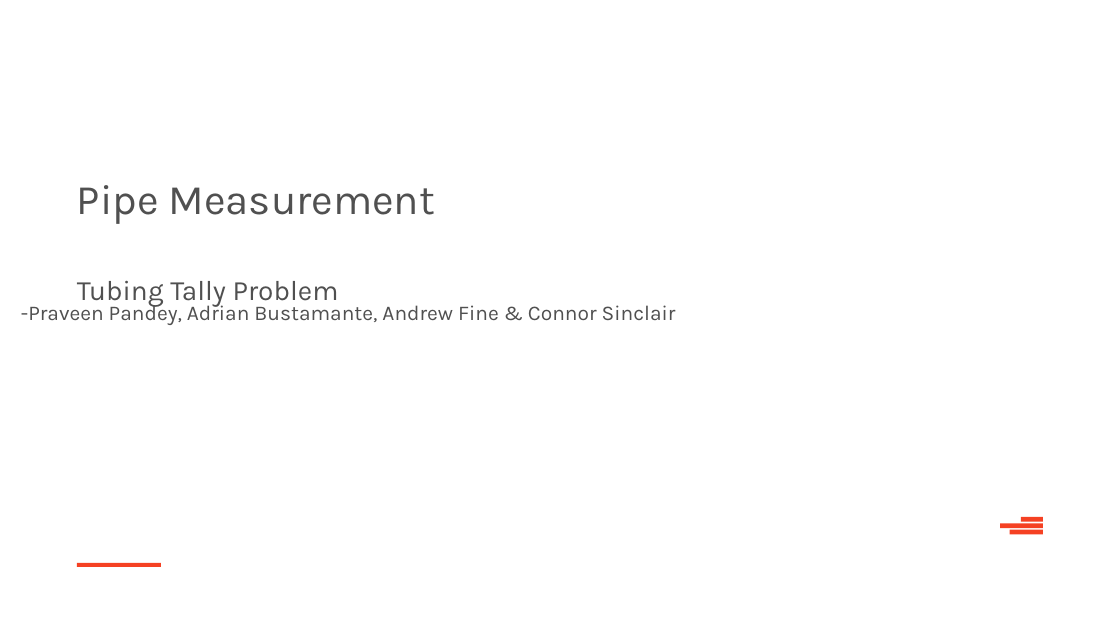
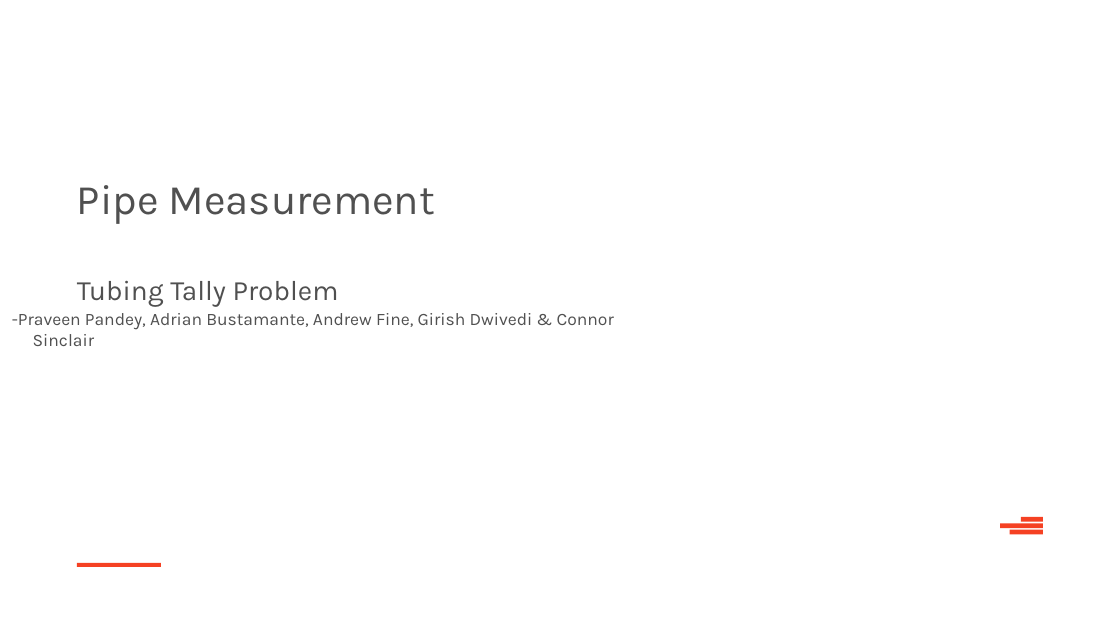
Before and after one commit to DevonEnergyHackathon2017/ACCDVN, a slide deck: slide 1 of Hackathon 2017 Presentation.pptx. Drawn at 1120x630 pixels with LibreOffice and Linux fonts; fonts in the diff are those of the drawing; background and template pictures are left out. Boxes give left, top, right and bottom in pixels: in the first picture for what was removed or moved away, otherwise in the second. Text is boxed around its words. In the diff, an @@ line names an element or a change of style, - is before the commit and + after.

```diff
--- a/Hackathon 2017 Presentation.pptx
+++ b/Hackathon 2017 Presentation.pptx
@@ text at (x1=12, y1=313, x2=614, y2=346): text changed; size 18 to 15 pt @@
--Praveen Pandey, Adrian Bustamante, Andrew Fine & Connor Sinclair
+-Praveen Pandey, Adrian Bustamante, Andrew Fine, Girish Dwivedi & Connor Sinclair
```
Also in this commit, not shown: 2 other slides changed.
